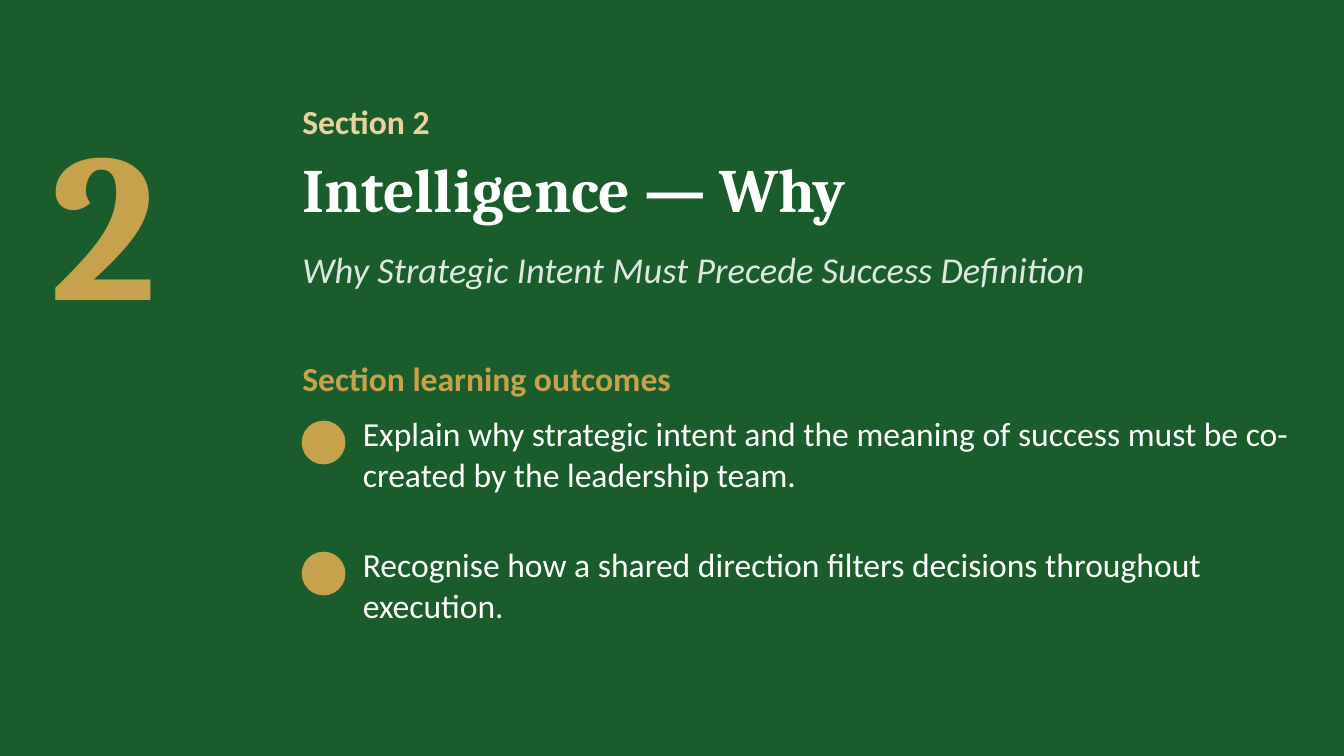
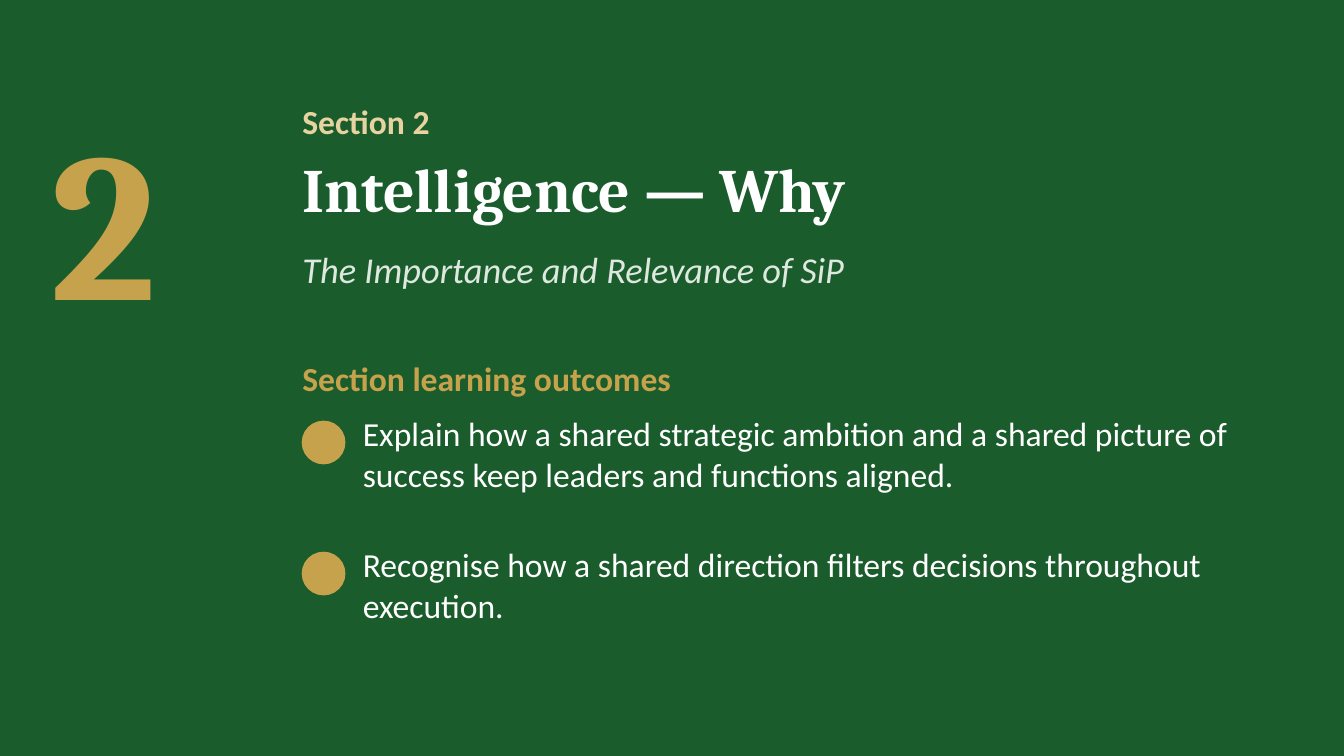
Before and after one commit to IBSL26/ibsl-platform, a slide deck: slide 11 of Unit decks/Unit 02 - Strategy Visioning & Success in Practice (SiP).pptx. Drawn at 1344x756 pixels with LibreOffice and Linux fonts; fonts in the diff are those of the drawing; background and template pictures are left out. Boxes give left, top, right and bottom in pixels: in the first picture for what was removed or moved away, otherwise in the second. Text is boxed around its words. In the diff, an @@ line names an element or a change of style, - is before the commit and + after.

```diff
--- a/Unit decks/Unit 02 - Strategy Visioning & Success in Practice (SiP).pptx
+++ b/Unit decks/Unit 02 - Strategy Visioning & Success in Practice (SiP).pptx
@@ text at bbox=[302, 257, 844, 289]: text changed @@
-Why Strategic Intent Must Precede Success Definition
+The Importance and Relevance of SiP
@@ text at bbox=[363, 422, 1227, 493]: text changed @@
-Explain why strategic intent and the meaning of success must be co-created by the leadership team.
+Explain how a shared strategic ambition and a shared picture of success keep leaders and functions aligned.
```
Also in this commit, not shown: 15 other slides changed, 29 slides added, 12 slides removed, 47 other files.
